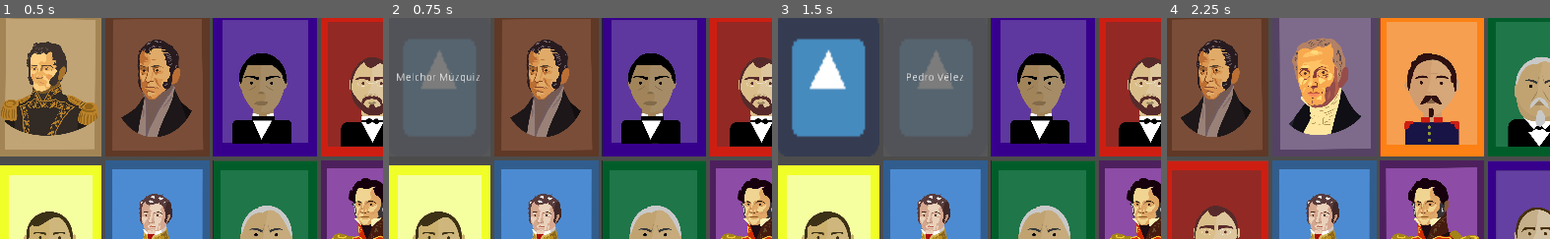
Above: before the commit, frames 1-4 (left to right).
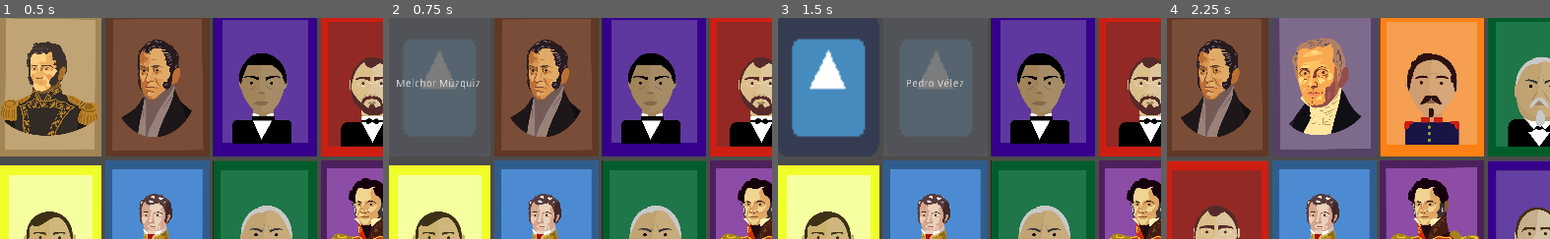
Above: after the commit, the same moments.

Repository: BryanWi/AdivinaQuien
Game: Godot game, scene res://game/Game.tscn
The game is run twice, just before and just after one commit, with the same random seed, the same clock (stepped at 60 frames per second) and the same inputs. The engine's default icon, where the game draws it, is replaced by a stand-in: a white triangle on a blue panel in a dark square. Sound files missing from this copy of the repository are replaced by a short silence.
Inputs (mouse positions are % of the whole screen's width and height, from its top left):
- Up to frame 1 (0.5 s): no input
- Up to frame 2 (0.75 s): click (8, 49) at 0.5 s
- Up to frame 3 (1.5 s): click (22, 49) at 1.25 s
- Up to frame 4 (2.25 s): click (36, 49) at 2 s
The pictures show only the part of the screen within x 1-51%, y 34-84%; the shares and areas given below are measured in that part.

Frame 1 is identical in both runs. In frame 2, 0.6% of the frame differs, in the area x 2-24%, y 24-33%; in frame 3, 0.4%; in frame 4, nothing differs.

Commit message:
Squashed commit of the following:
commit bfb44adc5532f7e73344c19501ba8ee58f352672
Author: BryanWi <bryanwi2002@gmail.com>
Date:   Tue Jan 31 15:31:45 2023 -0600

    Unión lista

    Ya se puede leer el json y cargar los presidentes

commit 56cbff0757045e5c1c903636186bd7cd0fac785e
Author: BryanWi <bryanwi2002@gmail.com>
Date:   Tue Jan 31 15:20:42 2023 -0600

    Squashed commit of the following:

    commit 90cebe570689fa76471494c4fadd353ff0b29bfd
    Author: A00831564 <A00831564@tec.mx>
    Date:   Tue Jan 31 14:12:21 2023 -0700

        JSON como array

Diff:
--- a/game/Game.gd
+++ b/game/Game.gd
@@ -14,185 +14,18 @@
 
 var TARJETAS_TABLERO = 14
 
-var doc_test: Dictionary = {
-	"Porfirio Díaz" : {
-		"nombre" : "Porfirio Díaz",
-		"image" : "diaz_porfirio_2.jpg",
-		"pistas" : ["Pista 1", "Pista 2", "Pista 3", "Pista 4"]
-		},
-	"AMLO" : {
-		"nombre" : "Andrés Manuel López Obrador",
-		"image" : "AMLO.jpg",
-		"pistas" : ["Pista 1", "Pista 2", "Pista 3", "Pista 4"]
-	}
-}
-var doc: Dictionary = {
-	"Guadalupe Victoria":{
-		"nombre" : "Guadalupe Victoria",
-		"image" : "Guadalupe Victoria.jpg",
-		"pistas" : [
-			"Inició su gubernatura en 1824",
-			"Terminó de gobernar en 1829",
-			"Fue el primer presidente",
-			"Fue resultado de las primeras elecciones federales"
-		]
-	},
-	"Vicente Guerrero":{
-		"nombre" : "Vicente Guerrero",
-		"image" : "Vicente Guerrero.png",
-		"pistas" : [
-			"Inició su gubernatura en 1829",
-			"Fue el segundo presidente",
-			"Terminó de gobernar en el año en que empezó",
-			"Su gobierno duró 8 meses"
-		]
-	},
-	"Jose María Bocanegra":{
-		"nombre" : "Jose María Bocanegra",
-		"image" : "José María Bocanegra.png",
-		"pistas" : [
-			"Fue el segundo presidente en iniciar su gobierno en 1829",
-			"Su gobierno duró 7 días",
-			"Fue el tercer presidente",
-			"Cedió su presidencia tras un ataque de insurgentes que rodearon el Palacio Nacional"
-		]
-	},
-	"Pedro Vélez" :{
-		"nombre" : "Pedro Vélez",
-		"image" : "Pedro Vélez.png",
-		"pistas" : [
-			"Gobierno de 3 personas iniciado en diciembre de 1829",
-			"Gobernó Junto a Luis Quintanar y Lucas Alamán",
-			"Tercer gobierno de 1829",
-			"Duró por 8 días"
-		]
-	},
-	"Anastasio Bustamante" :{
-		"nombre" : "Anastasio Bustamante",
-		"image" : "Anastasio Bustamante.png",
-		"pistas" : [
-			"Inició gobierno en 1930",
-			"Terminó de gobernar en agosto de 1932",
-			"Asume el cargo tras una rebelión contra Guerrero",
-			"Tuvo 3 gobiernos entre 1830 y 1841"
-		]
-	},
-	"Melchor Múzquiz" :{
-		"nombre" : "Melchor Múzquiz",
-		"image" : "Melchor Múzquiz.png",
-		"pistas" : [
-			"Inició en agosto de 1832",
-			"Terminó en diciembre de 1832",
-			"Fue presidente interino durante el cargo de Anastasio Bustamante, quien salió a combatir y no podía mantener su puesto",
-			"Trató de renunciar ante el Congreso, pero le pidieron que siguiera gobernando"
-		]
-	},
-	"Manuel Gómez Pedraza" :{
-		"nombre" : "Manuel Gómez Pedraza",
-		"image" : "Manuel Gómez Pedraza.png",
-		"pistas" : [
-			"Inicia en diciembre de 1832",
-			"Termina en marzo de 1833",
-			"Santa Anna, Lorenzo Zavala y Jose María Lobato no le permitieron ejercer su puesto como presidente electo hasta 1932",
-			"Se desterró durante dos años en Francia"
-		]
-	},
-	"Valentín Gómez Farías" :{
-		"nombre" : "Valentín Gómez Farías",
-		"image" : "Valentín Gómez Farías.png",
-		"pistas" : [
-			"Inició su cargo en abril de 1833",
-			"Era vicepresidente, pero tomó el puesto de presidente debido a varias ausencias",
-			"Tuvo 4 mandatos entre 1833 y 1834",
-			"Asumió el cargo varias veces debido a ausencias de Santa Anna"
-		]
-	}, # Aquí hay un salto temporal de presidentes, aunque el orden como tal no importa
-	"Benito Juarez" :{
-		"nombre" : "Benito Juarez",
-		"image" : "Benito Juarez.png",
-		"pistas" : [
-			"pista 1",
-			"pista 2",
-			"pista 3"
-		]
-	},
-	"Felix Zuloaga" :{
-		"nombre" : "Félix Zuloaga",
-		"image" : "Felix zuloaga.png",
-		"pistas" : [
-			"pista 1",
-			"pista 2",
-			"pista 3"
-		]
-	},
-	"Jose Maria Iglesias" :{
-		"nombre" : "Jose Maria Iglesias",
-		"image" : "Jose MAria Iglesias.png",
-		"pistas" : [
-			"pista 1",
-			"pista 2",
-			"pista 3"
-		]
-	},
-	"Juan N Mendez" :{
-		"nombre" : "Juan N Mendez",
-		"image" : "Juan N Mendez.png",
-		"pistas" : [
-			"pista 1",
-			"pista 2",
-			"pista 3"
-		]
-	},
-	"Manuel Robles Pezuela" :{
-		"nombre" : "Manuel Robles Pezuela",
-		"image" : "Manuel Robles Pezuela.png",
-		"pistas" : [
-			"pista 1",
-			"pista 2",
-			"pista 3"
-		]
-	},
-	"Maximiliano de Hasburgo" :{
-		"nombre" : "Maximiliano de Hasburgo",
-		"image" : "Maximiliano de hasburgo.png",
-		"pistas" : [
-			"pista 1",
-			"pista 2",
-			"pista 3"
-		]
-	},
-	"Sebastian Lerda de Tejada" :{
-		"nombre" : "Sebastian Lerda de Tejada",
-		"image" : "Sebastian Lerda de Tejada.png",
-		"pistas" : [
-			"pista 1",
-			"pista 2",
-			"pista 3"
-		]
-	}
-}
 
-# Called when the node enters the scene tree for the first time.
 func _ready():
-	print(doc_test)
+	for i in arch.size():
+		doc[arch[i].nombre] = arch[i]
+
 	$WinScreen.visible = false
-	print(typeof(doc_test))
-#	for i in range(7):
-#		if i%2 == 0:
-#			doc["PD" + str(i)]={
-#			"nombre" : "Porfirio Díaz",
-#			"image" : "diaz_porfirio_2.jpg",
-#			"pistas" : ["Pista 1", "Pista 2", "Pista 3"]
-#			}
-#		else:
-#
-#			doc["AMLO" + str(i)]={
-#			"nombre" : "Andrés Manuel López Obrador",
-#			"image" : "AMLO.jpg",
-#			"pistas" : ["Pista 1", "Pista 2", "Pista 3"]
-#			}
 
 	new_game()
+
+
+var arch: Array = read_json_file("res://game/assets/archivo_info.json")
+var doc : Dictionary
 
 
 func new_game():
@@ -280,3 +113,11 @@
 func _on_win_fx_finished():
 	new_game()
 	$WinScreen.visible = false
+
+func read_json_file(filename):
+	var file = File.new()
+	file.open(filename, File.READ)
+	var text = file.get_as_text()
+	var json_data = parse_json(text)
+	file.close()
+	return json_data
--- /dev/null
+++ b/game/assets/archivo_info.json
@@ -0,0 +1,145 @@
+[
+	{
+		"nombre" : "Guadalupe Victoria",
+		"image" : "Guadalupe Victoria.jpg",
+		"pistas" : [
+			"Inició su gubernatura en 1824",
+			"Terminó de gobernar en 1829",
+			"Fue el primer presidente",
+			"Fue resultado de las primeras elecciones federales"
+		]
+	},
+	{
+		"nombre" : "Vicente Guerrero",
+		"image" : "Vicente Guerrero.png",
+		"pistas" : [
+			"Inició su gubernatura en 1829",
+			"Fue el segundo presidente",
+			"Terminó de gobernar en el año en que empezó",
+			"Su gobierno duró 8 meses"
+		]
+	},
+	{
+		"nombre" : "Jose María Bocanegra",
+		"image" : "José María Bocanegra.png",
+		"pistas" : [
+			"Fue el segundo presidente en iniciar su gobierno en 1829",
+			"Su gobierno duró 7 días",
+			"Fue el tercer presidente",
+			"Cedió su presidencia tras un ataque de insurgentes que rodearon el Palacio Nacional"
+		]
+	},
+	{
+		"nombre" : "Pedro Vélez",
+		"image" : "Pedro Vélez.png",
+		"pistas" : [
+			"Gobierno de 3 personas iniciado en diciembre de 1829",
+			"Gobernó Junto a Luis Quintanar y Lucas Alamán",
+			"Tercer gobierno de 1829",
+			"Duró por 8 días"
+		]
+	},
+	{
+		"nombre" : "Anastasio Bustamante",
+		"image" : "Anastasio Bustamante.png",
+		"pistas" : [
+			"Inició gobierno en 1930",
+			"Terminó de gobernar en agosto de 1932",
+			"Asume el cargo tras una rebelión contra Guerrero",
+			"Tuvo 3 gobiernos entre 1830 y 1841"
+		]
+	},
+	{
+		"nombre" : "Melchor Múzquiz",
+		"image" : "Melchor Múzquiz.png",
+		"pistas" : [
+			"Inició en agosto de 1832",
+			"Terminó en diciembre de 1832",
+			"Fue presidente interino durante el cargo de Anastasio Bustamante, quien salió a combatir y no podía mantener su puesto",
+			"Trató de renunciar ante el Congreso, pero le pidieron que siguiera gobernando"
+		]
+	},
+	{
+		"nombre" : "Manuel Gómez Pedraza",
+		"image" : "Manuel Gómez Pedraza.png",
+		"pistas" : [
+			"Inicia en diciembre de 1832",
+			"Termina en marzo de 1833",
+			"Santa Anna, Lorenzo Zavala y Jose María Lobato no le permitieron ejercer su puesto como presidente electo hasta 1932",
+			"Se desterró durante dos años en Francia"
+		]
+	},
+	{
+		"nombre" : "Valentín Gómez Farías",
+		"image" : "Valentín Gómez Farías.png",
+		"pistas" : [
+			"Inició su cargo en abril de 1833",
+			"Era vicepresidente, pero tomó el puesto de presidente debido a varias ausencias",
+			"Tuvo 4 mandatos entre 1833 y 1834",
+			"Asumió el cargo varias veces debido a ausencias de Santa Anna"
+		]
+	},
+	{
+		"nombre" : "Benito Juarez",
+		"image" : "Benito Juarez.png",
+		"pistas" : [
+			"pista 1",
+			"pista 2",
+			"pista 3"
+		]
+	},
+	{
+		"nombre" : "Félix Zuloaga",
+		"image" : "Felix zuloaga.png",
+		"pistas" : [
+			"pista 1",
+			"pista 2",
+			"pista 3"
+		]
+	},
+	{
+		"nombre" : "Jose Maria Iglesias",
+		"image" : "Jose MAria Iglesias.png",
+		"pistas" : [
+			"pista 1",
+			"pista 2",
+			"pista 3"
+		]
+	},
+	{
+		"nombre" : "Juan N Mendez",
+		"image" : "Juan N Mendez.png",
+		"pistas" : [
+			"pista 1",
+			"pista 2",
+			"pista 3"
+		]
+	},
+	{
+		"nombre" : "Manuel Robles Pezuela",
+		"image" : "Manuel Robles Pezuela.png",
+		"pistas" : [
+			"pista 1",
+			"pista 2",
+			"pista 3"
+		]
+	},
+	{
+		"nombre" : "Maximiliano de Hasburgo",
+		"image" : "Maximiliano de hasburgo.png",
+		"pistas" : [
+			"pista 1",
+			"pista 2",
+			"pista 3"
+		]
+	},
+	{
+		"nombre" : "Sebastian Lerda de Tejada",
+		"image" : "Sebastian Lerda de Tejada.png",
+		"pistas" : [
+			"pista 1",
+			"pista 2",
+			"pista 3"
+		]
+	}
+]
--- a/game/assets/tarjeta.tscn
+++ b/game/assets/tarjeta.tscn
@@ -27,7 +27,9 @@
 margin_top = -15.5
 margin_right = 58.5
 margin_bottom = 15.5
+text = "NOMBRE"
 align = 1
+valign = 1
 autowrap = true
 
 [connection signal="button_down" from="." to="." method="_on_tarjeta_button_down"]
